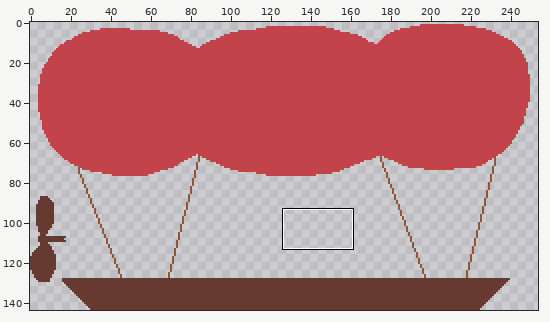
Edited in one commit: pixel-art file (gfx/zeppelin.aseprite). The picture above shows the old version from afar; the outline marks the close-up.
Close-up. First the earlier version:
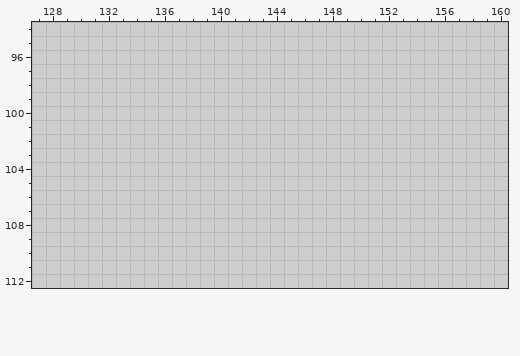
256x144 pixels, 1 frame. Shown: x 127..160, y 94..112. The wide view leaves out empty margins. The commit also changed other parts of the picture, which this record leaves out.
Now the later version:
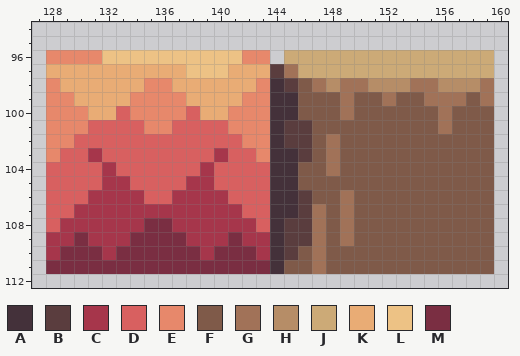
Palette (. is transparent): A #44313a  B #5a3d3e  C #a6364b  D #d86060  E #e7886b  F #7f5a49  G #a17258  H #b68d67  J #ccaa77  K #e9ac75  L #edc285  M #7a2e42
Change:
Changed rows in their new state; - is an unchanged pixel.
first column x 128:
 96 EEEELLLLLLLLLLEE-JJJJJJJJJJJJJJJ
 97 KKKKKKKKKKLLLKKKBGJJJJJJJJJJJJJJ
 98 EKKKKKKEEKKKKKKEABFGHGGHHHGGHHHG
 99 EEKKKKEEEEKKKKEEAAFFFGFFGFFGGGFG
100 EEEKKDEEEEDKKEEEAAFFFGFFFFFFGFFF
101 EEEDDDDEEDDDDEEEABBFFFFFFFFFGFFF
102 EEDDDDDDDDDDDDEEABBFGFFFFFFFFFFF
103 EDDCDDDDDDDDCDDEAABFGFFFFFFFFFFF
104 DDDDCDDDDDDCDDDDAAFFGFFFFFFFFFFF
105 DDDDCCDDDDCCDDDDAAFFFFFFFFFFFFFF
106 DDDCCCCDDCCCCDDDAABFFGFFFFFFFFFF
107 DDCCCCCCCCCCCCDDAABGFGFFFFFFFFFF
108 DCCCCCCMMCCCCCCDABBGFGFFFFFFFFFF
109 CCMCCCMMMMCCCMCCABBGFGFFFFFFFFFF
110 CMMMCMMMMMMCMMMCABFGFFFFFFFFFFFF
111 MMMMMMMMMMMMMMMMAFFGFFFFFFFFFFFF
